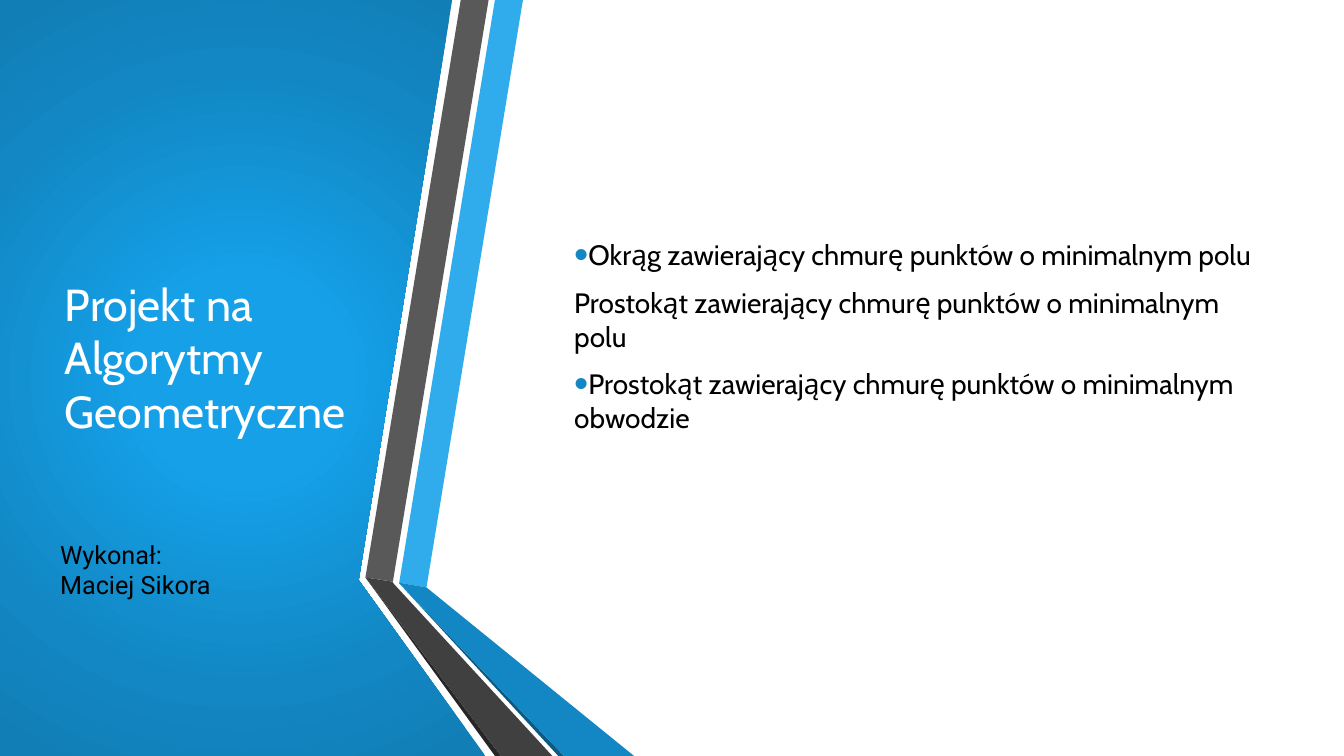
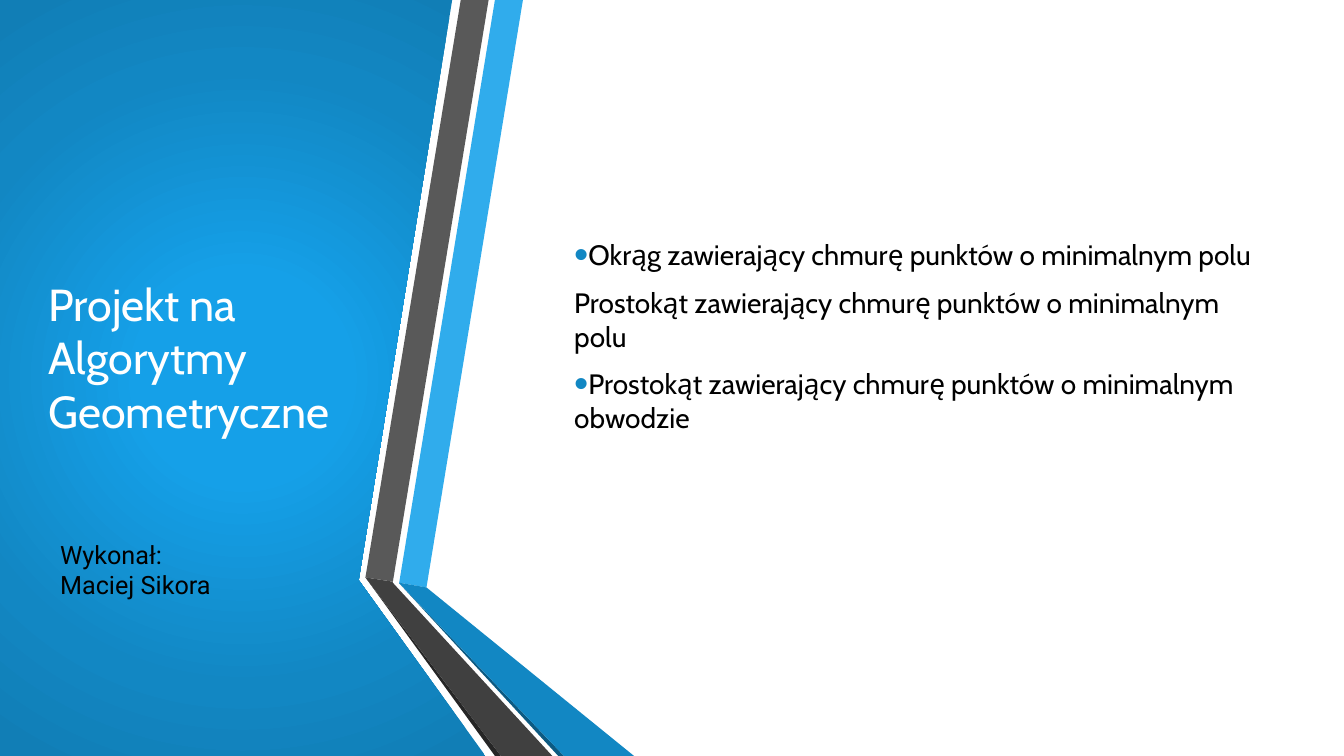
Before and after one commit to maciejsikora2302/geoProj, a slide deck: slide 1 of Projekt na Algorytmy Geometryczne.pptx. Drawn at 1344x756 pixels with LibreOffice and Linux fonts; fonts in the diff are those of the drawing; background and template pictures are left out. Boxes give left, top, right and bottom in pixels: in the first picture for what was removed or moved away, otherwise in the second. Text is boxed around its words. In the diff, an @@ line names an element or a change of style, - is before the commit and + after.

Commit message:
Presentation

```diff
--- a/Projekt na Algorytmy Geometryczne.pptx
+++ b/Projekt na Algorytmy Geometryczne.pptx
@@ title "Projekt na Algorytmy Geometryczne": place and size @@
-title "Projekt na Algorytmy Geometryczne" at [65, 287, 346, 438]
+title "Projekt na Algorytmy Geometryczne" at [48, 287, 329, 438]
```
Also in this commit, not shown: 1 slide added, 2 other files.
